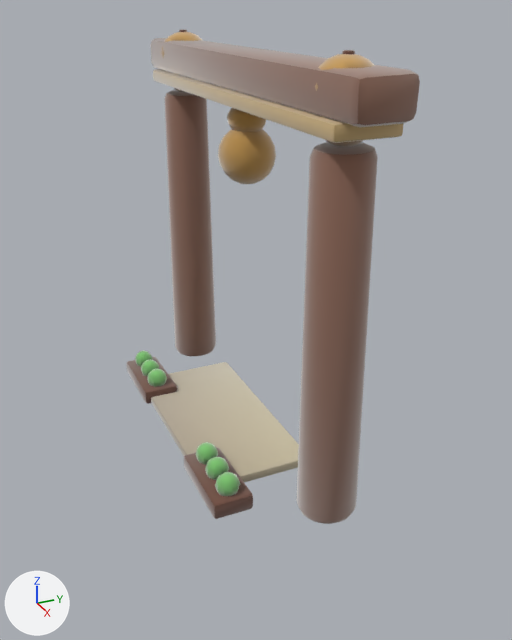
What one commit did to the glTF model assets/models/gates/6f145494.glb.
Both versions are drawn from a 50 mm camera at (6.69, -2.91, 4.57) aimed at (0.47, -0.11, 1.46). The lights are fixed; the arrows at lower left show +X, +Y and +Z. The picture after the commit comes second. Vertices at exactly the same position are counted once.

In view in the first picture: 'gate_6f145494'.
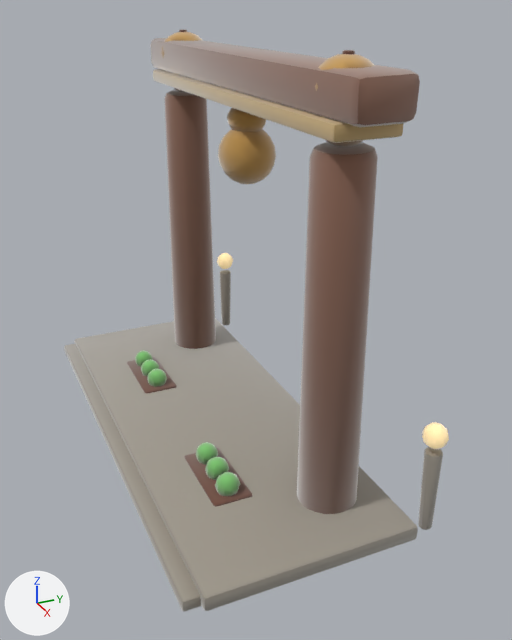
Changed parts and their boxes (x1, y1, x2, y2) in the pictures (512 x 640 px):
'gate_6f145494', reshaped (31% wider, 18% taller)
    before: (126, 29, 420, 524)
    after: (64, 29, 449, 612)
part 1 of me_gate_6f145494, added
    after: (74, 318, 418, 611)
part 2 of me_gate_6f145494, added
    after: (64, 344, 201, 612)
part 3 of me_gate_6f145494, added
    after: (217, 253, 233, 269)
part 4 of me_gate_6f145494, added (beige)
    after: (422, 422, 449, 449)
part 5 of me_gate_6f145494, added
    after: (220, 270, 231, 325)
part 6 of me_gate_6f145494, added
    after: (418, 447, 443, 530)
part 7 of me_gate_6f145494, edited (looks the same)
    both: (127, 30, 420, 514)

What changed in the scene script:
```text
Add mat_clay__9e978a_0_93:
    mat_clay__9e978a_0_93 = bpy.data.materials.new('clay_#9E978A_0.93_-')
    # nodes: BsdfPrincipled, Mix, OutputMaterial, VertexColor
    # colours: grey #9e978a, mixed with the vertex colours
Add mat_clay__ffe2a8_0_95__ffe2a8:
    mat_clay__ffe2a8_0_95__ffe2a8 = bpy.data.materials.new('clay_#FFE2A8_0.95_#FFE2A8')
    # nodes: BsdfPrincipled, Mix, OutputMaterial, VertexColor
    # colours: beige #bca67a, beige #ffe2a8, mixed with the vertex colours
Add mat_clay__b9b2a2_0_93:
    mat_clay__b9b2a2_0_93 = bpy.data.materials.new('clay_#B9B2A2_0.93_-')
    # nodes: BsdfPrincipled, Mix, OutputMaterial, VertexColor
    # colours: grey #b9b2a2, mixed with the vertex colours
Change me_gate_6f145494:
    used by ob_gate_6f145494; location = (0.0, 0.0, 0.0)
    remove me_gate_6f145494.from_pydata(...)  # 2154 vertices, 4220 faces; spans x -2.46..2.46, y -1.07..0.3, z 0.0..4.21
    add me_gate_6f145494.from_pydata(...)  # 2654 vertices, 5192 faces; spans x -2.63..2.63, y -1.71..0.84, z 0.0..4.21
    me_gate_6f145494 part 1: the loose piece of 56 vertices spanning x -1.2..1.2, y -1.0..0.2, z 0.0..0.1 is copied, and the copy is scaled about its middle by (2.2, 1.75, 1.6), then moved by (0.0, -0.1, 0.03), in mat_clay__9e978a_0_93; it spans x -2.63..2.63, y -1.55..0.55, z 0.0..0.16
    me_gate_6f145494 part 2: the loose piece of 56 vertices spanning x -2.23..2.23, y -0.3..0.3, z 3.6..3.75 is copied, and the copy is scaled about its middle by (1.15, 0.549, 0.854), then moved by (0.0, -1.54, -3.62), in mat_clay__9e978a_0_93; it spans x -2.56..2.56, y -1.71..-1.37, z 0.0..0.12
    me_gate_6f145494 part 3: a new loose piece, a UV sphere (10 segments, 6 rings, poles along z) spanning x -2.62..-2.38, y 0.61..0.84, z 0.9..1.14, in mat_clay__ffe2a8_0_95__ffe2a8
    me_gate_6f145494 part 4: a new loose piece, a UV sphere (10 segments, 6 rings, poles along z) spanning x 2.38..2.62, y 0.6..0.83, z 0.9..1.14, in mat_clay__ffe2a8_0_95__ffe2a8
    me_gate_6f145494 part 5: a new loose piece of 114 vertices spanning x -2.58..-2.42, y 0.64..0.8, z 0.0..0.86, in mat_clay__9e978a_0_93
    me_gate_6f145494 part 6: a new loose piece of 114 vertices spanning x 2.42..2.58, y 0.64..0.8, z 0.0..0.86, in mat_clay__9e978a_0_93
    me_gate_6f145494 part 7: 3941 kept faces spanning x -2.46..2.46, y -1.07..0.3, z 0.0..4.2 get new vertex colours; the middle colour goes from light grey #cbc7d0 to grey #beb5ac
    other edits to the shape of me_gate_6f145494 do not show in these pictures
    add me_gate_6f145494.materials.append(mat_clay__9e978a_0_93)
    add me_gate_6f145494.materials.append(mat_clay__b9b2a2_0_93)
    add me_gate_6f145494.materials.append(mat_clay__ffe2a8_0_95__ffe2a8)
```
